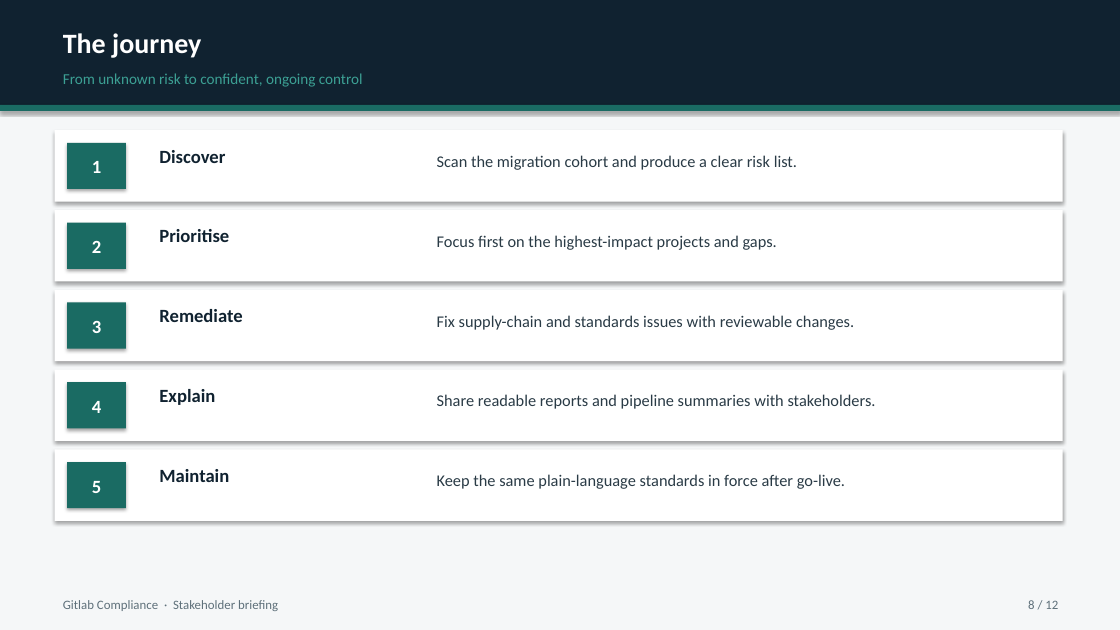
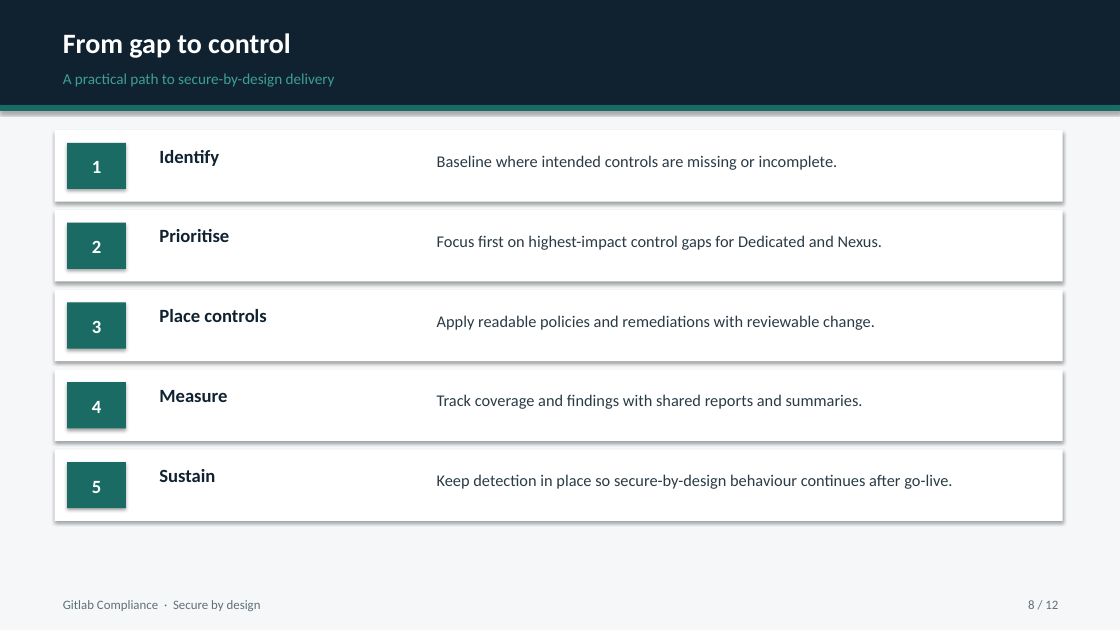
Before and after one commit to MaturityBuilder/gitlab-compliance, a slide deck: slide 8 of docs/presentations/gitlab-compliance-stakeholder-briefing.pptx. Drawn at 1120x630 pixels with LibreOffice and Linux fonts; fonts in the diff are those of the drawing. Boxes give left, top, right and bottom in pixels: in the first picture for what was removed or moved away, otherwise in the second. Text is boxed around its words. In the diff, an @@ line names an element or a change of style, - is before the commit and + after.

```diff
--- a/docs/presentations/gitlab-compliance-stakeholder-briefing.pptx
+++ b/docs/presentations/gitlab-compliance-stakeholder-briefing.pptx
@@ text at (63,33,291,58): text changed @@
-The journey
+From gap to control
@@ text at (63,73,335,87): text changed @@
-From unknown risk to confident, ongoing control
+A practical path to secure-by-design delivery
@@ text at (159,150,219,166): text changed @@
-Discover
+Identify
@@ text at (437,155,838,170): text changed @@
-Scan the migration cohort and produce a clear risk list.
+Baseline where intended controls are missing or incomplete.
@@ text at (437,235,882,250): text changed @@
-Focus first on the highest-impact projects and gaps.
+Focus first on highest-impact control gaps for Dedicated and Nexus.
@@ text at (159,309,266,322): text changed @@
-Remediate
+Place controls
@@ text at (437,315,875,330): text changed @@
-Fix supply-chain and standards issues with reviewable changes.
+Apply readable policies and remediations with reviewable change.
@@ text at (159,390,227,402): text changed @@
-Explain
+Measure
@@ text at (437,394,863,409): text changed @@
-Share readable reports and pipeline summaries with stakeholders.
+Track coverage and findings with shared reports and summaries.
@@ text at (159,469,215,482): text changed @@
-Maintain
+Sustain
@@ text at (437,474,952,489): text changed @@
-Keep the same plain-language standards in force after go-live.
+Keep detection in place so secure-by-design behaviour continues after go-live.
@@ text at (63,600,261,611): text changed @@
-Gitlab Compliance · Stakeholder briefing
+Gitlab Compliance · Secure by design
```
Also in this commit, not shown: 9 other slides changed, 2 slides added, 2 slides removed, 2 other files.
